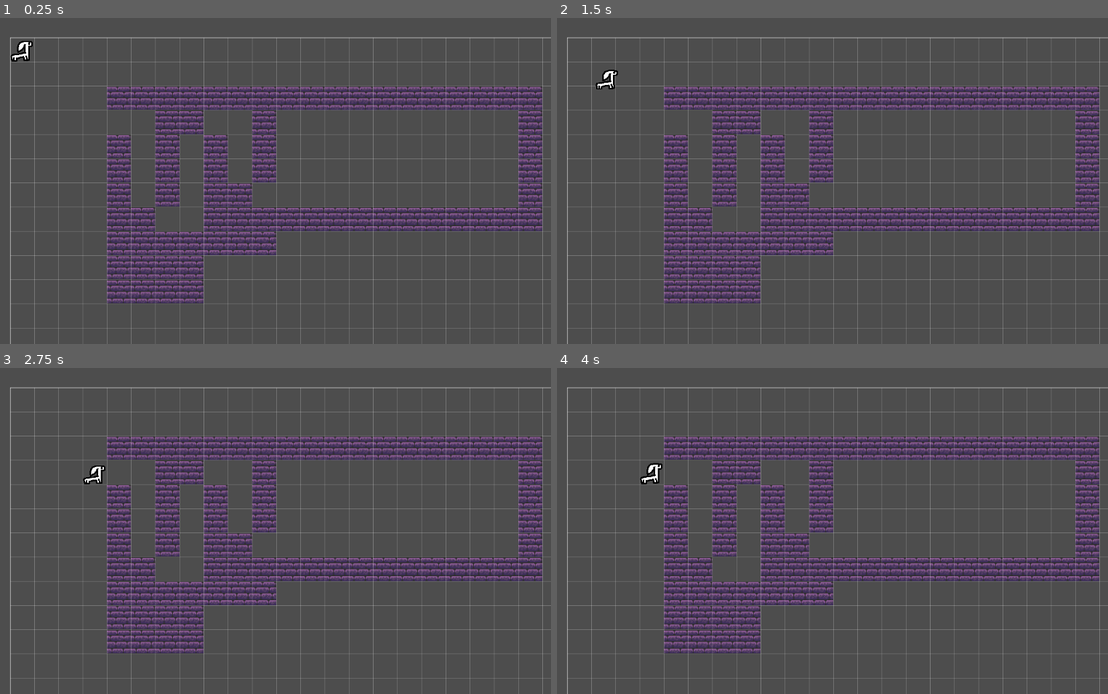
Above: before the commit, frames 1-4 (two rows, left to right).
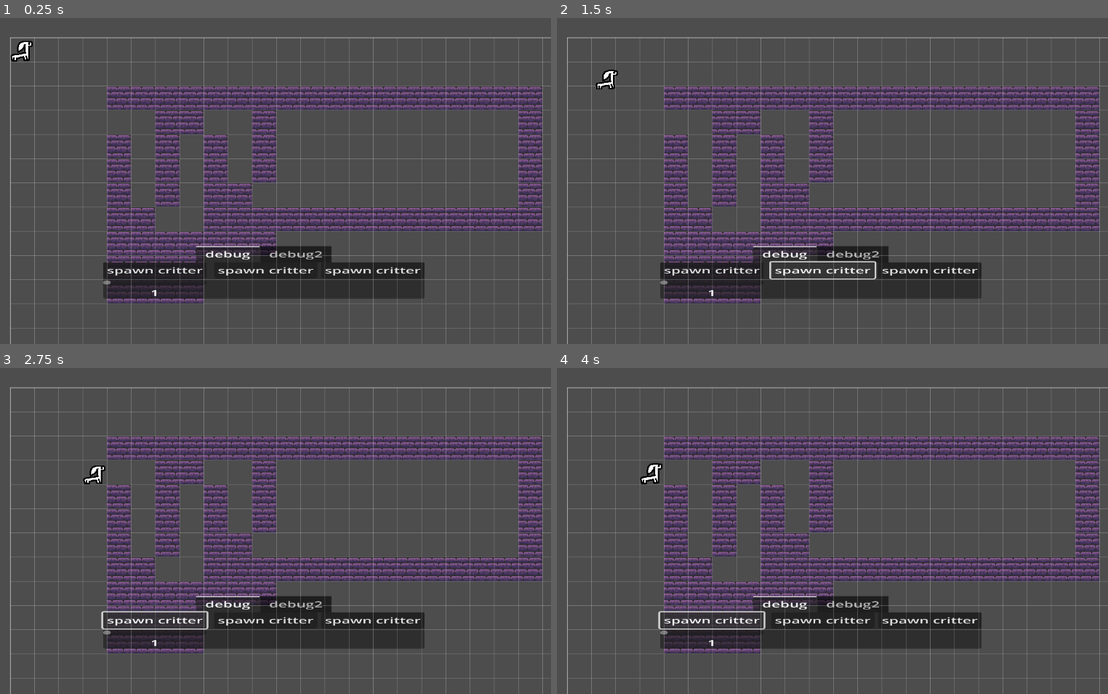
Above: after the commit, the same moments.

Repository: Blueflowerss/vpet-tempname
Game: Godot game, scene res://root.tscn
Two runs of this game, one before a commit and one after it. Both use one fixed random seed, a clock stepped at 60 frames per second and the inputs below.
Inputs (mouse positions are in pixels of both pictures, inside the frame that each line leads up to):
- Up to frame 1 (0.25 s): no input
- Up to frame 2 (1.5 s): click (711, 269) at 0.5 s, where only the run after the commit has a clickable "spawn critter"; click (821, 269) at 1.25 s, where only the run after the commit has a clickable "spawn critter"
- Up to frame 3 (2.75 s): click (154, 619) at 2 s, where only the run after the commit has a clickable "spawn critter"
- Up to frame 4 (4 s): click (821, 619) at 2.75 s, where only the run after the commit has a clickable "spawn critter"; click (711, 619) at 3.5 s, where only the run after the commit has a clickable "spawn critter"

The runs differ from the first frame. In frame 1, 7.0% of the frame differs, in the area x 18-78%, y 69-86%; in frame 2, 6.3%; in frame 3, 7.1%; in frame 4, 7.1%.

Commit message:
begin adding GUI to the project

Diff:
--- a/global.gd
+++ b/global.gd
@@ -1,2 +1,3 @@
 extends Node
 var critters : Array;
+var current_terrarium : Terrarium;
--- /dev/null
+++ b/gui.gd
@@ -0,0 +1,3 @@
+extends Node
+
+var critter_spawn_amount : int = 0;
--- /dev/null
+++ b/menu.gd
@@ -0,0 +1,5 @@
+extends HBoxContainer
+
+
+func _on_critter_spawn_pressed() -> void:
+	Global.current_terrarium.spawn_critters(Gui.critter_spawn_amount);
--- a/player_control.gd
+++ b/player_control.gd
@@ -6,7 +6,7 @@
 	current_terrarium = get_parent();
 func _physics_process(delta: float) -> void:
 	pass
-func _input(event: InputEvent) -> void:
+func _unhandled_input(event: InputEvent) -> void:
 		if event is InputEventMouseButton:
 			match event.button_index:
 				MOUSE_BUTTON_LEFT:
--- a/project.godot
+++ b/project.godot
@@ -18,6 +18,7 @@
 [autoload]
 
 Global="*res://global.gd"
+Gui="*res://gui.gd"
 
 [debug]
 
@@ -26,6 +27,10 @@
 gdscript/warnings/unsafe_method_access=1
 gdscript/warnings/unsafe_cast=1
 gdscript/warnings/unsafe_call_argument=1
+
+[gui]
+
+theme/default_theme_scale=4.01
 
 [input]
 
--- /dev/null
+++ b/scripts/gui/critter_amount.gd
@@ -0,0 +1,5 @@
+extends HScrollBar
+
+
+func _on_value_changed(value: float) -> void:
+	Gui.critter_spawn_amount = int(value);
--- /dev/null
+++ b/scripts/gui/critter_amount_display.gd
@@ -0,0 +1,5 @@
+extends Label
+
+
+func _on_critter_amount_value_changed(value: float) -> void:
+	text = str(value);
--- /dev/null
+++ b/scripts/gui/critter_spawn.gd
@@ -0,0 +1 @@
+extends Button
--- a/terrariumScene.tscn
+++ b/terrariumScene.tscn
@@ -1,9 +1,13 @@
-[gd_scene load_steps=9 format=4 uid="uid://cta1bd11q6cjx"]
+[gd_scene load_steps=13 format=4 uid="uid://cta1bd11q6cjx"]
 
 [ext_resource type="Script" uid="uid://cp0gutj6ktv0i" path="res://terrarium_scene.gd" id="1_8xau6"]
+[ext_resource type="Script" uid="uid://4oydw30fmf0o" path="res://menu.gd" id="3_2w3kn"]
+[ext_resource type="Script" uid="uid://uexau0yd024" path="res://scripts/gui/critter_amount_display.gd" id="3_4gnlo"]
+[ext_resource type="Script" uid="uid://dhl8xs0qa87gi" path="res://scripts/gui/critter_spawn.gd" id="3_151t0"]
 [ext_resource type="Script" uid="uid://1py08i846qhw" path="res://terrarium_camera.gd" id="3_dygky"]
 [ext_resource type="PackedScene" uid="uid://blnfiruyo4s28" path="res://addons/grid_display/grid_display_scene.tscn" id="4_5q3ku"]
 [ext_resource type="Script" uid="uid://c4ovauup3h7fw" path="res://player_control.gd" id="5_4gnlo"]
+[ext_resource type="Script" uid="uid://d38isihu1d5ii" path="res://scripts/gui/critter_amount.gd" id="5_ebrw0"]
 [ext_resource type="Texture2D" uid="uid://dwsmaejfbq8hy" path="res://graphics/[64x64] Dungeon Bricks Plain.png" id="5_kh8p4"]
 
 [sub_resource type="TileSetAtlasSource" id="TileSetAtlasSource_4gnlo"]
@@ -90,6 +94,81 @@
 zoom = Vector2(0.75, 0.75)
 script = ExtResource("3_dygky")
 
+[node name="menu" type="HBoxContainer" parent="terrarium_camera"]
+anchors_preset = 15
+anchor_right = 1.0
+anchor_bottom = 1.0
+offset_left = -724.335
+offset_top = 511.661
+offset_right = 751.665
+offset_bottom = 852.661
+grow_horizontal = 2
+grow_vertical = 2
+alignment = 1
+script = ExtResource("3_2w3kn")
+metadata/_edit_group_ = true
+
+[node name="TabContainer" type="TabContainer" parent="terrarium_camera/menu"]
+layout_mode = 2
+tab_alignment = 1
+current_tab = 0
+clip_tabs = false
+
+[node name="debug" type="HBoxContainer" parent="terrarium_camera/menu/TabContainer"]
+layout_mode = 2
+metadata/_tab_index = 0
+
+[node name="VBoxContainer" type="VBoxContainer" parent="terrarium_camera/menu/TabContainer/debug"]
+layout_mode = 2
+
+[node name="critter_spawn" type="Button" parent="terrarium_camera/menu/TabContainer/debug/VBoxContainer"]
+layout_mode = 2
+size_flags_horizontal = 0
+size_flags_vertical = 0
+text = "spawn critter"
+script = ExtResource("3_151t0")
+
+[node name="critter_amount" type="HScrollBar" parent="terrarium_camera/menu/TabContainer/debug/VBoxContainer"]
+layout_mode = 2
+min_value = 1.0
+max_value = 10.0
+step = 1.0
+value = 1.0
+script = ExtResource("5_ebrw0")
+
+[node name="critter_amount_display" type="Label" parent="terrarium_camera/menu/TabContainer/debug/VBoxContainer"]
+layout_mode = 2
+text = "1"
+horizontal_alignment = 1
+script = ExtResource("3_4gnlo")
+
+[node name="VBoxContainer2" type="VBoxContainer" parent="terrarium_camera/menu/TabContainer/debug"]
+layout_mode = 2
+
+[node name="Button" type="Button" parent="terrarium_camera/menu/TabContainer/debug"]
+layout_mode = 2
+size_flags_horizontal = 0
+size_flags_vertical = 0
+text = "spawn critter"
+
+[node name="VBoxContainer3" type="VBoxContainer" parent="terrarium_camera/menu/TabContainer/debug"]
+layout_mode = 2
+
+[node name="Button" type="Button" parent="terrarium_camera/menu/TabContainer/debug/VBoxContainer3"]
+layout_mode = 2
+size_flags_horizontal = 0
+size_flags_vertical = 0
+text = "spawn critter"
+
+[node name="debug2" type="HBoxContainer" parent="terrarium_camera/menu/TabContainer"]
+visible = false
+layout_mode = 2
+metadata/_tab_index = 1
+
+[node name="Button" type="Button" parent="terrarium_camera/menu/TabContainer/debug2"]
+layout_mode = 2
+size_flags_vertical = 0
+
 [node name="GridDisplayScene" parent="." instance=ExtResource("4_5q3ku")]
 grid_size = Vector2(32, 32)
 line_size = Vector2(2, 2)
@@ -101,6 +180,7 @@
 z_index = -1
 tile_map_data = PackedByteArray("AAAEAAIAAAABAAIAAAAEAAQAAAABAAIAAAAEAAUAAAABAAIAAAAEAAYAAAABAAIAAAAFAAIAAAABAAIAAAAGAA …(1008 unchanged characters)…
 tile_set = SubResource("TileSet_151t0")
+metadata/_edit_lock_ = true
 
 [node name="player_control" type="Node2D" parent="."]
 script = ExtResource("5_4gnlo")
@@ -111,3 +191,7 @@
 offset_right = 141.0
 offset_bottom = 70.0
 theme_override_styles/panel = SubResource("StyleBoxFlat_5q3ku")
+
+[connection signal="pressed" from="terrarium_camera/menu/TabContainer/debug/VBoxContainer/critter_spawn" to="terrarium_camera/menu" method="_on_critter_spawn_pressed"]
+[connection signal="value_changed" from="terrarium_camera/menu/TabContainer/debug/VBoxContainer/critter_amount" to="terrarium_camera/menu/TabContainer/debug/VBoxContainer/critter_amount" method="_on_value_changed"]
+[connection signal="value_changed" from="terrarium_camera/menu/TabContainer/debug/VBoxContainer/critter_amount" to="terrarium_camera/menu/TabContainer/debug/VBoxContainer/critter_amount_display" method="_on_critter_amount_value_changed"]
--- a/terrarium_scene.gd
+++ b/terrarium_scene.gd
@@ -13,6 +13,7 @@
 func _ready() -> void:
 	tilemap = $TileMapLayer;
 	selection_rect = $selection_rect;
+	Global.current_terrarium = self;
 	entity_layer = {};
 	astar_grid.region = Rect2i(Vector2i.ZERO,grid_size);
 	astar_grid.diagonal_mode = AStarGrid2D.DIAGONAL_MODE_ONLY_IF_NO_OBSTACLES;
Not shown, added: gui.gd.uid
Not shown, added: menu.gd.uid
Not shown, added: scripts/gui/critter_amount.gd.uid
Not shown, added: scripts/gui/critter_amount_display.gd.uid
Not shown, added: scripts/gui/critter_spawn.gd.uid
